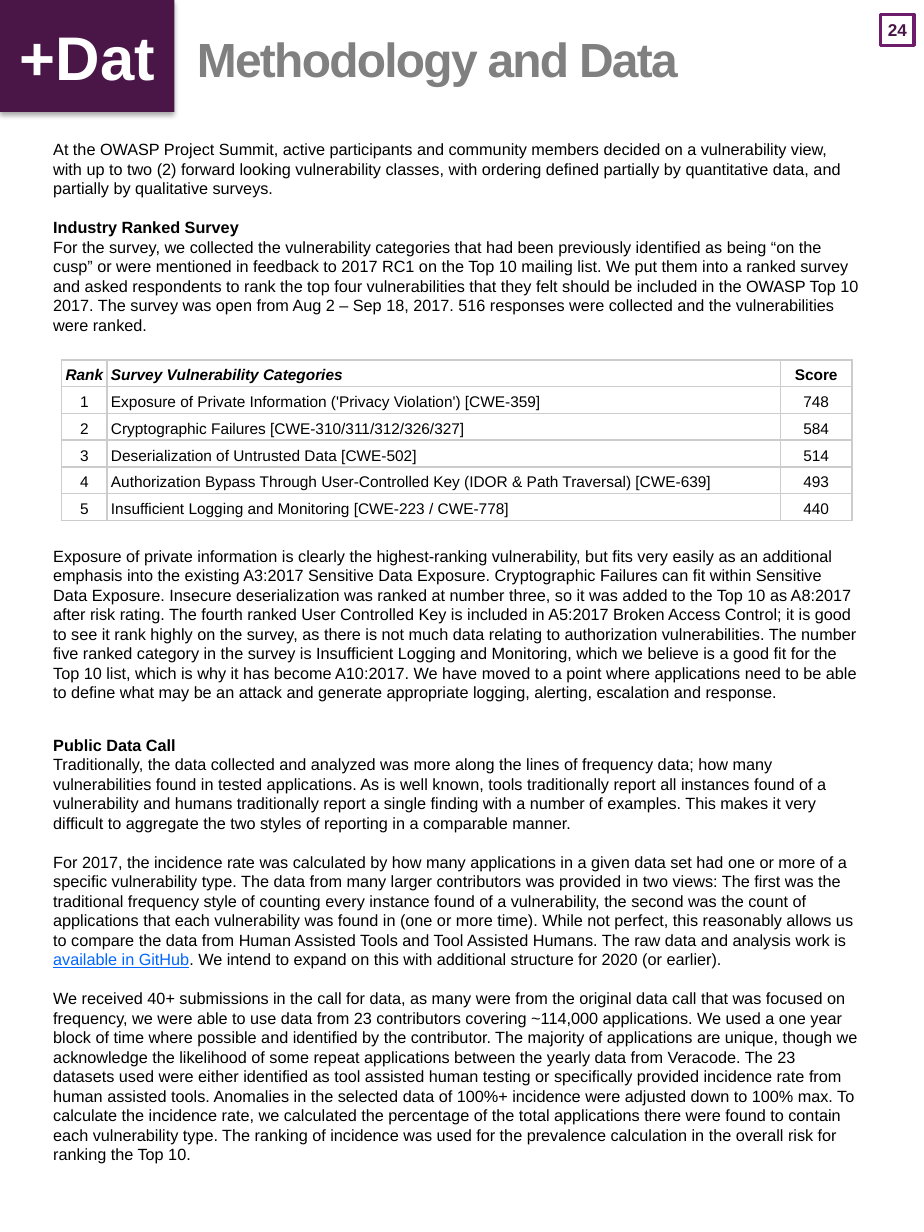
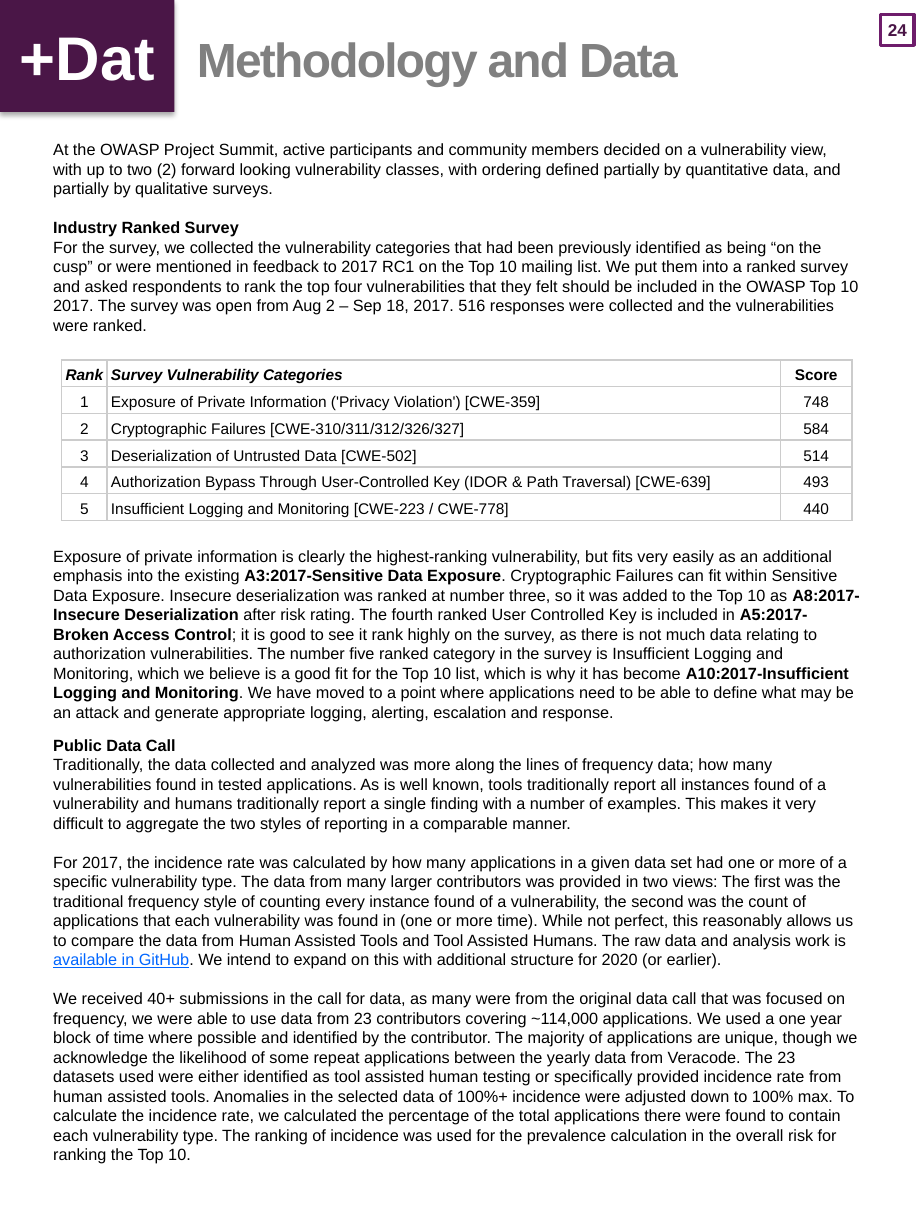
Before and after one commit to OWASP/Top10, a slide deck: slide 25 of 2017/OWASP Top 10 2017 GM (en).pptx. Drawn at 924x1232 pixels with LibreOffice and Linux fonts; fonts in the diff are those of the drawing. Boxes give left, top, right and bottom in pixels: in the first picture for what was removed or moved away, otherwise in the second. Text is boxed around its words. In the diff, an @@ line names an element or a change of style, - is before the commit and + after.

```diff
--- a/2017/OWASP Top 10 2017 GM (en).pptx
+++ b/2017/OWASP Top 10 2017 GM (en).pptx
@@ text at (53,550,860,721): text changed @@
-Exposure of private information is clearly the highest-ranking vulnerability, but fits very easily as an additional emphasis into the existing A3:2017 Sensitive Data Exposure. Cryptographic Failures can fit within Sensitive Data Exposure. Insecure deserialization was ranked at number three, so it was added to the Top 10 as A8:2017 after risk rating. The fourth ranked User Controlled Key is included in A5:2017 Broken Access Control; it is good to see it rank highly on the survey, as there is not much data relating to authorization vulnerabilities. The number five ranked category in the survey is Insufficient Logging and Monitoring, which we believe is a good fit for the Top 10 list, which is why it has become A10:2017. We have moved to a point where applications need to be able to define what may be an attack and generate appropriate logging, alerting, escalation and response.
+Exposure of private information is clearly the highest-ranking vulnerability, but fits very easily as an additional emphasis into the existing A3:2017-Sensitive Data Exposure. Cryptographic Failures can fit within Sensitive Data Exposure. Insecure deserialization was ranked at number three, so it was added to the Top 10 as A8:2017-Insecure Deserialization after risk rating. The fourth ranked User Controlled Key is included in A5:2017-Broken Access Control; it is good to see it rank highly on the survey, as there is not much data relating to authorization vulnerabilities. The number five ranked category in the survey is Insufficient Logging and Monitoring, which we believe is a good fit for the Top 10 list, which is why it has become A10:2017-Insufficient Logging and Monitoring. We have moved to a point where applications need to be able to define what may be an attack and generate appropriate logging, alerting, escalation and response.
```
Also in this commit, not shown: 16 other slides changed.
